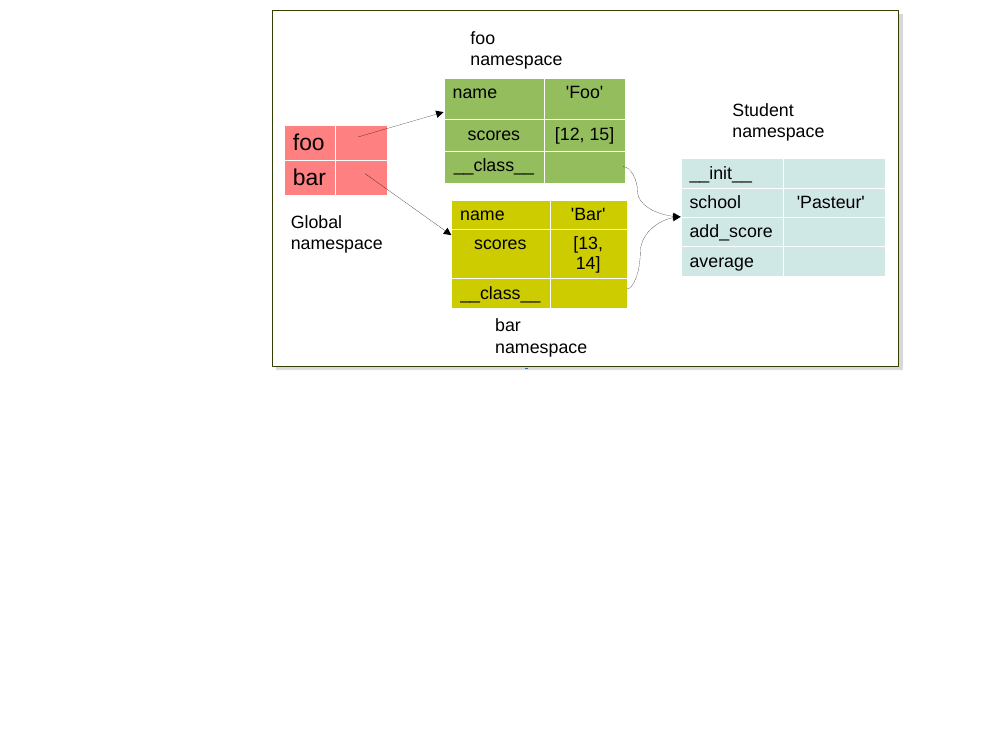
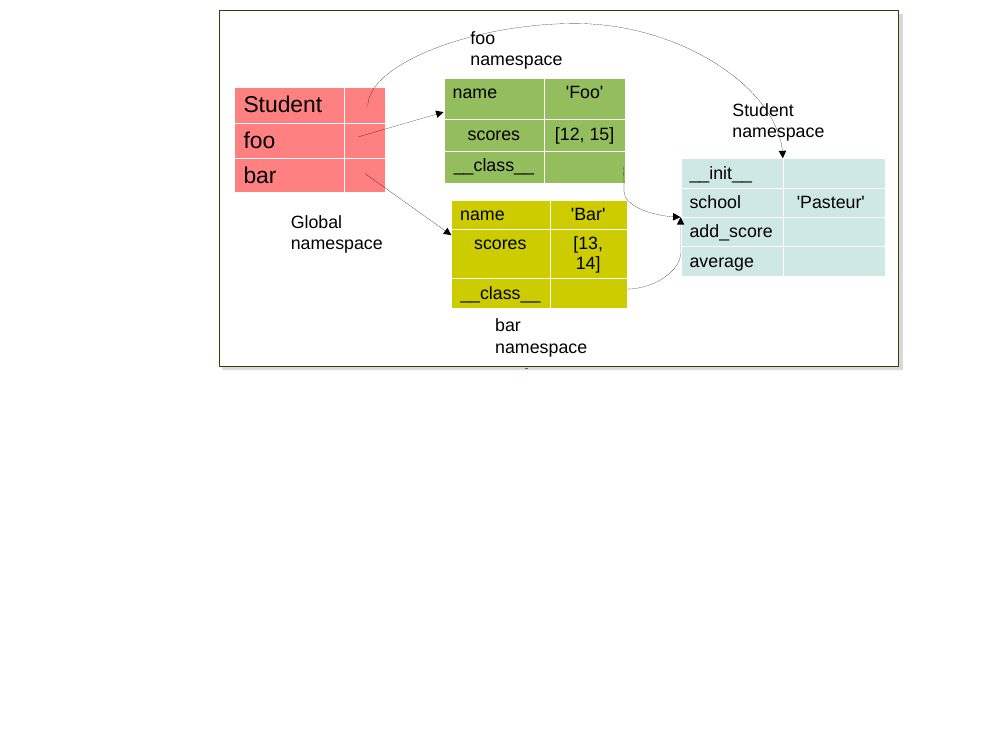
Before and after one commit to C3BI-pasteur-fr/python-course-1, a slide deck: slide 51 of figures.odp (slide 50 before the commit). Drawn at 1008x756 pixels with LibreOffice and Linux fonts; fonts in the diff are those of the drawing. Boxes give left, top, right and bottom in pixels: in the first picture for what was removed or moved away, otherwise in the second. Text is boxed around its words. In the diff, an @@ line names an element or a change of style, - is before the commit and + after.

```diff
--- a/figures.odp
+++ b/figures.odp
@@ rectangle resized from (x1=273, y1=11, x2=899, y2=366) to (x1=220, y1=11, x2=899, y2=366) @@
@@ curved arrow added from (368, 106) to (783, 158), #000000 0 pt @@
@@ table at (x1=234, y1=87, x2=385, y2=193) @@
+row 1: Student | 
@@ table resized from (x1=284, y1=125, x2=387, y2=195) to (x1=234, y1=87, x2=385, y2=193) @@
@@ curved arrow (624, 166) - (681, 217): route changed @@
@@ curved arrow (627, 289) - (681, 217): route changed @@
```
Also in this commit, not shown: 2 other slides changed, 1 slide added.
